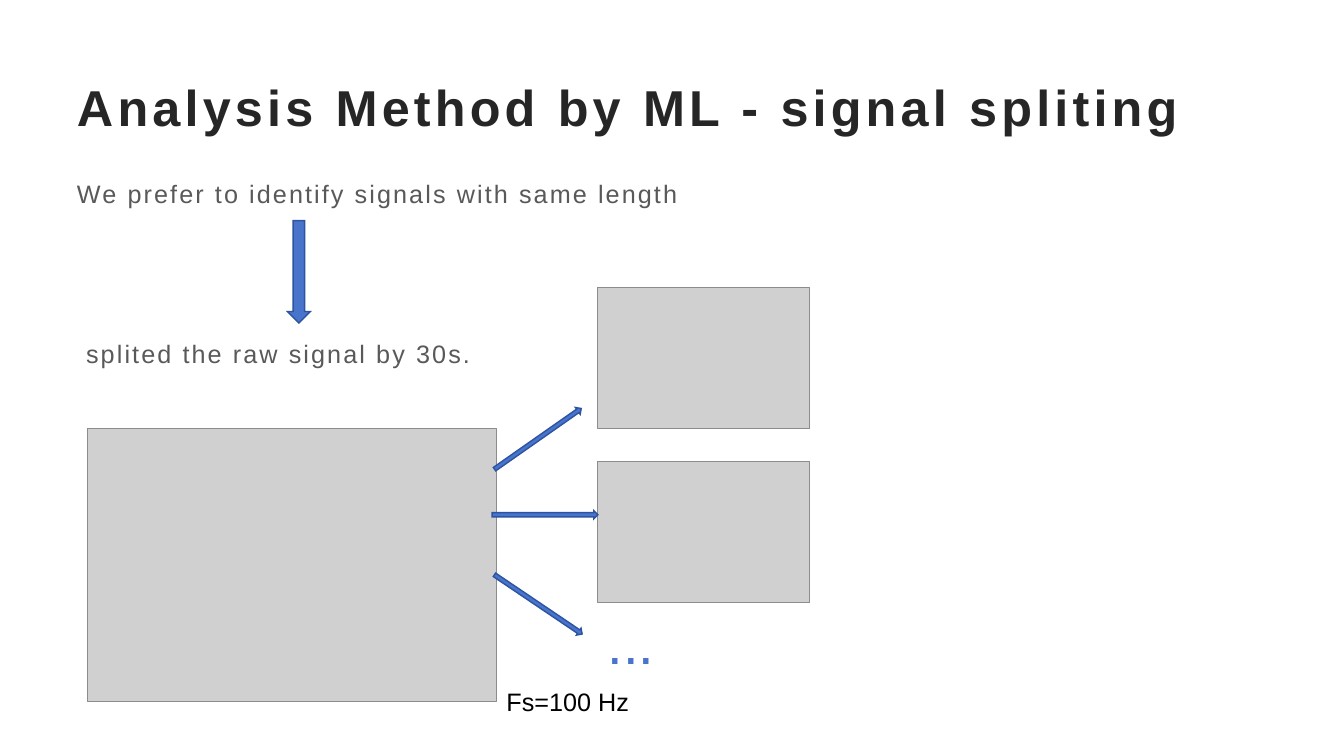
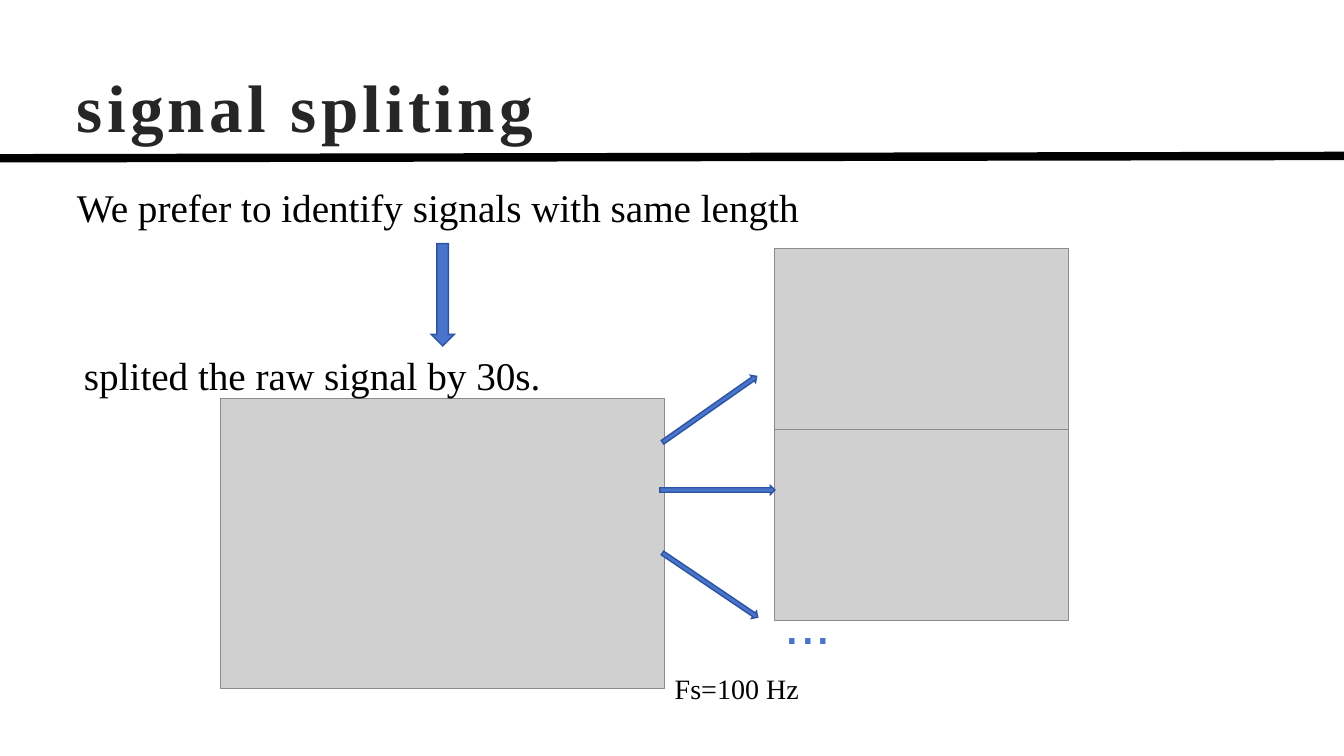
Before and after one commit to TonyHGF/EEG-Sleep-Staging, a slide deck: slide 10 of pre/slides.pptx (slide 9 before the commit). Drawn at 1344x756 pixels with LibreOffice and Linux fonts; fonts in the diff are those of the drawing; grey boxes stand for pictures. Boxes give left, top, right and bottom in pixels: in the first picture for what was removed or moved away, otherwise in the second. Text is boxed around its words. In the diff, an @@ line names an element or a change of style, - is before the commit and + after.

```diff
--- a/pre/slides.pptx
+++ b/pre/slides.pptx
@@ title at [77, 85, 533, 145]: text changed; size 36 to 48 pt; font Arial to Times New Roman @@
-Analysis Method by ML - signal spliting
+signal spliting
@@ line added from (0, 158) to (1344, 156), #000000 6 pt @@
@@ text "We prefer to identify signals ..." at [77, 194, 799, 230]: size 18 to 28 pt, font Arial to Times New Roman, text colour #595959 to #000000, letter spacing 1.5 to 0 pt @@
@@ down arrow: place and size @@
-down arrow at [287, 221, 311, 324]
+down arrow at [432, 244, 455, 347]
@@ picture: place and size @@
-picture at [598, 287, 810, 429]
+picture at [775, 249, 1070, 441]
@@ text at [86, 344, 470, 368]: paragraph removed @@
-splited the raw signal by 30s.
@@ text added at [84, 362, 540, 397], 28 pt, text #000000 @@
+splited the raw signal by 30s.
@@ right arrow: place and size @@
-right arrow at [492, 405, 584, 472]
+right arrow at [660, 373, 759, 447]
@@ picture: place and size @@
-picture at [88, 429, 497, 702]
+picture at [221, 399, 665, 689]
@@ picture: place and size @@
-picture at [598, 462, 810, 603]
+picture at [775, 430, 1069, 621]
@@ right arrow: place and size @@
-right arrow at [492, 511, 598, 519]
+right arrow at [660, 486, 775, 495]
@@ right arrow: place and size @@
-right arrow at [493, 571, 585, 637]
+right arrow at [660, 549, 760, 621]
@@ text "..." rewrapped from [598, 603, 1046, 681] to [775, 584, 1262, 661] @@
@@ text "Fs=100 Hz": place and size @@
-text "Fs=100 Hz" at [506, 693, 629, 712]
+text "Fs=100 Hz" at [675, 680, 799, 700]
@@ text "Fs=100 Hz" at [675, 680, 799, 700]: size 18 to 20 pt, font Arial to Times New Roman @@
```
Also in this commit, not shown: 8 other slides changed, 6 slides added, 2 slides removed, 8 other files.
